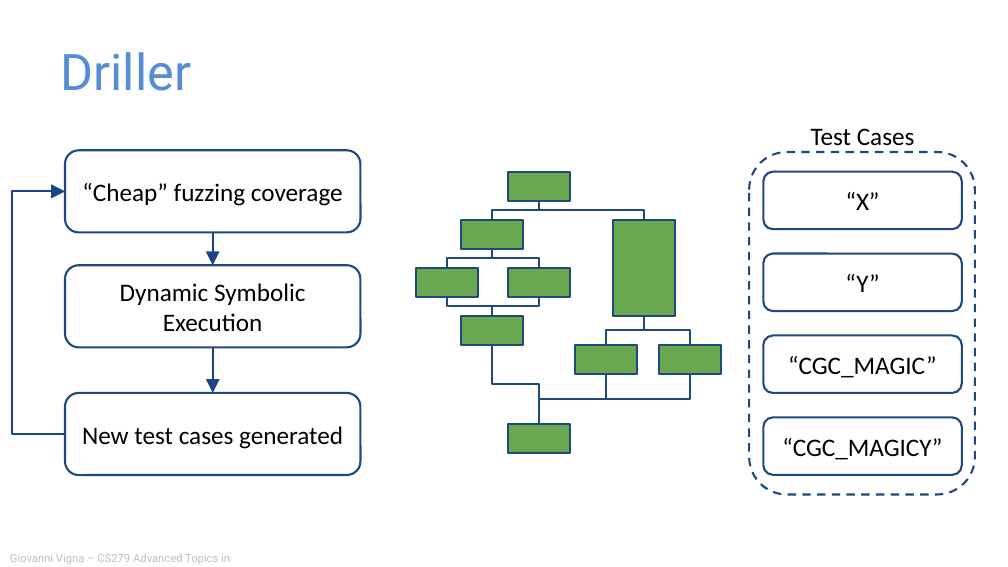
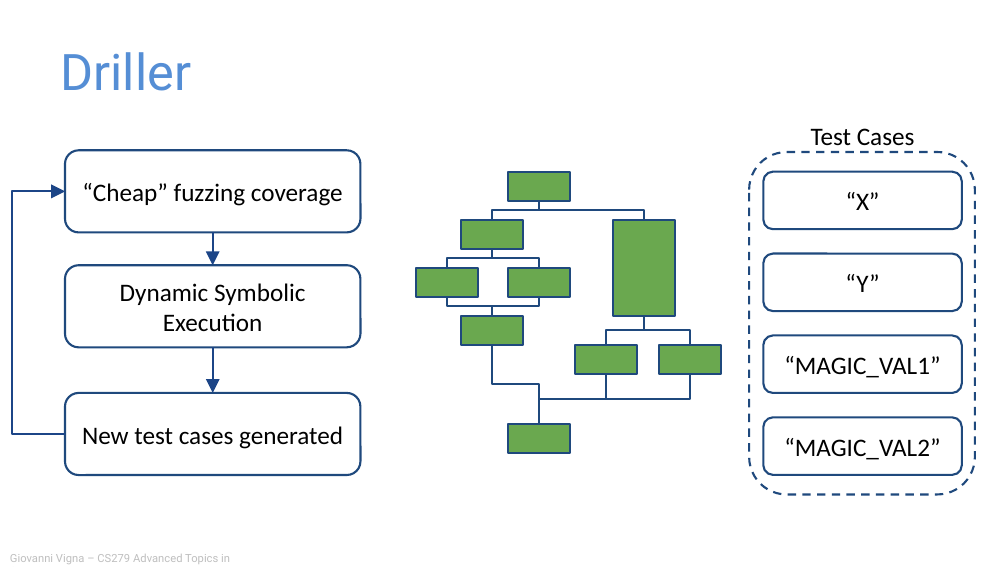
Before and after one commit to giovannivigna/CS279-Fall2024, a slide deck: slide 54 of materials/07_Dynamic_Analysis/Dynamic Analysis.pptx (slide 75 before the commit). Drawn at 1008x567 pixels with LibreOffice and Linux fonts; fonts in the diff are those of the drawing. Boxes give left, top, right and bottom in pixels: in the first picture for what was removed or moved away, otherwise in the second. Text is boxed around its words. In the diff, an @@ line names an element or a change of style, - is before the commit and + after.

```diff
--- a/materials/07_Dynamic_Analysis/Dynamic Analysis.pptx
+++ b/materials/07_Dynamic_Analysis/Dynamic Analysis.pptx
@@ text in rounded rectangle at <box>784,356,940,378</box>: text changed @@
-“CGC_MAGIC”
+“MAGIC_VAL1”
@@ text in rounded rectangle at <box>784,438,940,460</box>: text changed @@
-“CGC_MAGICY”
+“MAGIC_VAL2”
```
Also in this commit, not shown: 9 other slides changed, 2 slides added, 23 slides removed, 7 other files.
